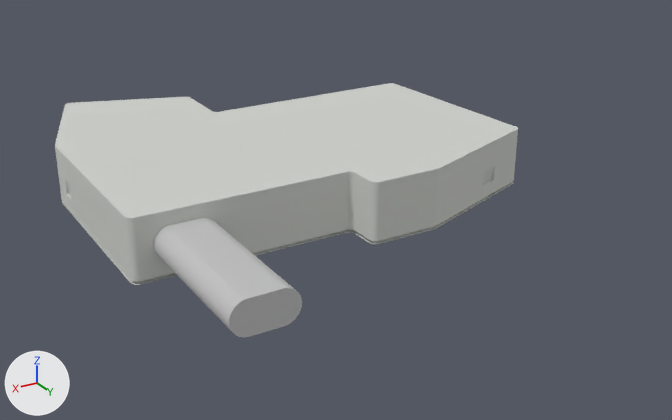
Renders of the Blender file drawing/yask-case.blend from each side of a commit.
One viewpoint serves both versions: a 50 mm lens placed at (55.0, 249.0, 95.0), pointed at (-86.0, 14.0, -23.0). Every picture has the same lights, and +X, +Y and +Z are marked at lower left. The same objects are shown in both versions, whatever each file hides.

Names of what the first picture shows: 'connector-cut', 'outline-cut', 'outline-cut.001'.
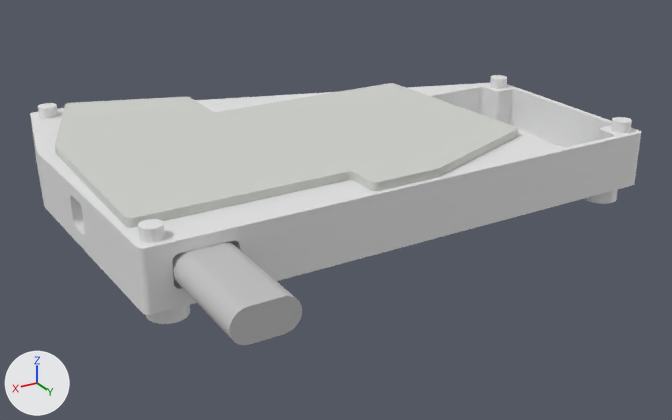
What differs and where, as boxes (x1, y1, x2, y2) in the pictures (672 x 420 px):
'case.002', added: after (30, 83, 641, 315)
'connector-cut', moved: before (154, 218, 302, 337); after (172, 242, 302, 345)
'magnet-cut.002', added: after (38, 75, 632, 243)
'feet-cut.001', added: after (146, 189, 618, 324)

The edits, one by one:
Mesh me_cylinder_003 is new.
It has 384 vertices, 264 faces and spans x -161.0..2.0, y -3.0..113.0, z -5.0..2.0.
Mesh me_cylinder_002 is new.
It has 384 vertices, 264 faces and spans x -162.0..3.0, y -4.0..113.0, z -5.0..2.0.
Mesh me_plane_002 is new.
It has 35 vertices, 36 faces and spans x -88.0..84.0, y -69.0..54.0, z -18.0..0.0.
Mesh me_curve_007 is new.
It has 70 vertices, 58 faces and spans x -140.0..7.0, y -82.0..70.0, z -16.0..3.0.
It uses material mat_svgmat_255 (light grey #d0d2cd).
Object 'connector-cut' (ob_connector_cut) moves from (0.4, 0.0, 0.0) to (0.4, 0.0, -2.0).
Object 'feet-cut.001' (ob_feet_cut_001) is new; it shows me_cylinder_003.
Its location is (-12.4, -60.0, -18.2).
Object 'magnet-cut.002' (ob_magnet_cut_002) is new; it shows me_cylinder_002.
Its location is (-12.4, -60.0, 1.8).
Object 'case.002' (ob_case_002) is new; it shows me_plane_002.
Its location is (-88.4, 1.7, 0.0).
It gains a BEVEL modifier named 'Bevel'.
Modifier setting: width = 4.0.
Modifier setting: width_pct = 4.0.
Modifier setting: segments = 6.
Modifier setting: limit_method = 'WEIGHT'.
It gains a BOOLEAN modifier named 'Boolean'.
Modifier setting: object = ob_outline_cut_003.
It gains a BOOLEAN modifier named 'Boolean.001'.
Modifier setting: object = ob_feet_cut_001.
It gains a BOOLEAN modifier named 'Boolean.002'.
Modifier setting: object = ob_magnet_cut_002.
Object 'outline-cut.003' (ob_outline_cut_003) is new; it shows me_curve_007.
Its location is (0.429, -0.00804, 0.0).
It gains a BEVEL modifier named 'Bevel'.
Modifier setting: width = 1.787.
Modifier setting: width_pct = 1.787.
Modifier setting: segments = 12.
Modifier setting: limit_method = 'WEIGHT'.
It is now shown.
